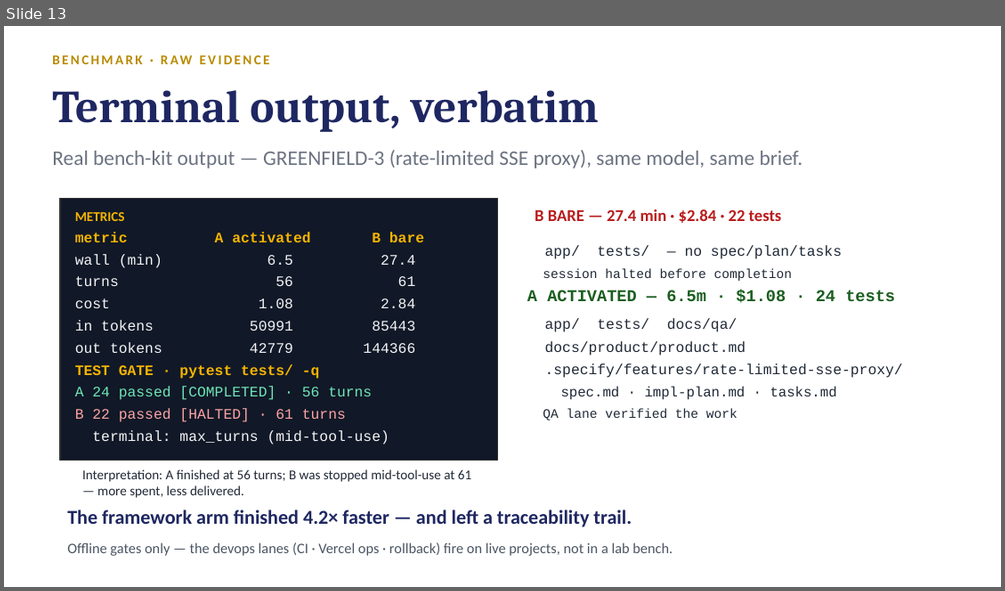
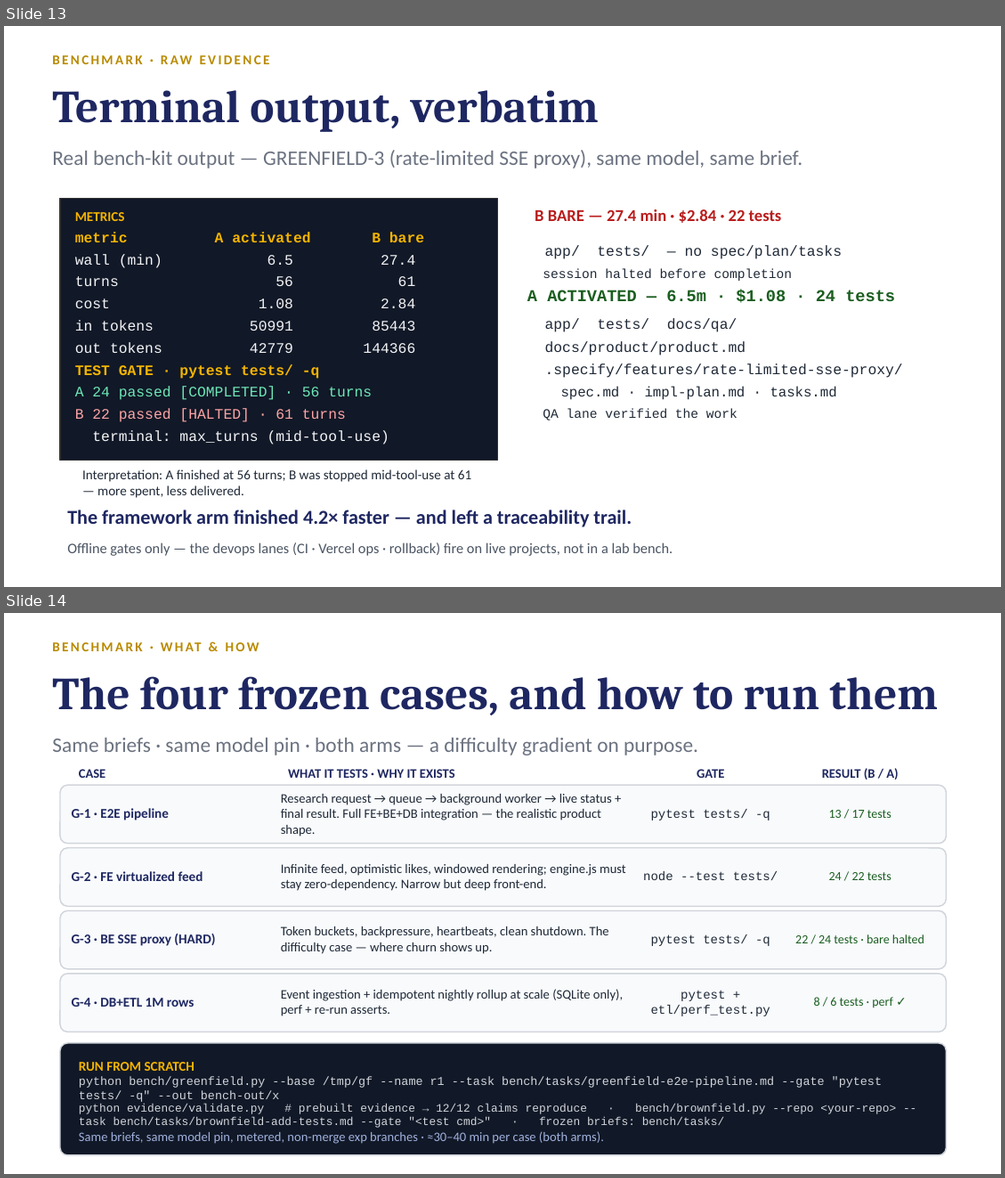
Before and after one commit to trac41799/claude-code-agentic-sdlc, a slide deck: docs/slides/Agentic-SDLC-Tech-Audience.pptx. Shown one above the other, each under a label of ours: slide 13 before the commit, slides 13 and 14 after it. The pictures are 1005x591 and 1005x1178 pixels, drawn with LibreOffice and Linux fonts; fonts in the diff are those of the drawing. Boxes give left, top, right and bottom in pixels: in the first picture for what was removed or moved away, otherwise in the second. Text is boxed around its words. In the diff, an @@ line names an element or a change of style, - is before the commit and + after.

Commit message:
deck: benchmark cases slide (the 4 frozen tasks + what each tests + gates + RUN FROM SCRATCH repro commands) in the full deck (21 slides); condensed deck benchmark slide names the 4 cases + repro pointer

```diff
--- a/docs/slides/Agentic-SDLC-Tech-Audience.pptx
+++ b/docs/slides/Agentic-SDLC-Tech-Audience.pptx
@@ slide 14 added at bbox=[4, 613, 1001, 1174], background #FFFFFF @@
@@ text added at bbox=[52, 676, 938, 715], 44 pt, text #1E2761, bold @@
+The four frozen cases, and how to run them
@@ text added at bbox=[597, 677, 683, 710], 13 pt, text #B98A00, bold @@
+BENCHMARK · WHAT & HOW
@@ text added at bbox=[52, 738, 698, 755], 20 pt, text #6B7280 @@
+Same briefs · same model pin · both arms — a difficulty gradient on purpose.
@@ text added at bbox=[79, 769, 105, 778], 12.5 pt, text #1E2761, bold @@
+CASE
@@ text added at bbox=[288, 769, 455, 778], 12.5 pt, text #1E2761, bold @@
+WHAT IT TESTS · WHY IT EXISTS
@@ text added at bbox=[696, 769, 724, 778], 12.5 pt, text #1E2761, bold @@
+GATE
@@ text added at bbox=[822, 768, 898, 779], 12.5 pt, text #1E2761, bold @@
+RESULT (B / A)
@@ rounded rectangle added at bbox=[60, 785, 947, 844], fill #F8FAFC, outline #D1D5DB 1.25 pt @@
@@ text added at bbox=[281, 794, 611, 836], 12.5 pt, text #1F2937 @@
+Research request → queue → background worker → live status + final result. Full FE+BE+DB integration — the realistic product shape.
@@ text added at bbox=[72, 808, 169, 820], 13 pt, text #1E2761, bold @@
+G-1 · E2E pipeline
@@ text added at bbox=[651, 809, 770, 820], 12 pt, text #1F2937 @@
+pytest tests/ -q
@@ text added at bbox=[829, 810, 891, 818], 12 pt, text #1B5E20 @@
+13 / 17 tests
@@ rounded rectangle added at bbox=[60, 848, 947, 906], fill #F8FAFC, outline #D1D5DB 1.25 pt @@
@@ text added at bbox=[72, 871, 203, 881], 13 pt, text #1E2761, bold @@
+G-2 · FE virtualized feed
@@ text added at bbox=[281, 864, 626, 891], 12.5 pt, text #1F2937 @@
+Infinite feed, optimistic likes, windowed rendering; engine.js must stay zero-dependency. Narrow but deep front-end.
@@ text added at bbox=[643, 871, 777, 880], 12 pt, text #1F2937 @@
+node --test tests/
@@ text added at bbox=[829, 872, 891, 880], 12 pt, text #1B5E20 @@
+24 / 22 tests
@@ rounded rectangle added at bbox=[60, 910, 947, 969], fill #F8FAFC, outline #D1D5DB 1.25 pt @@
@@ text added at bbox=[281, 926, 609, 954], 12.5 pt, text #1F2937 @@
+Token buckets, backpressure, heartbeats, clean shutdown. The difficulty case — where churn shows up.
@@ text added at bbox=[72, 933, 215, 946], 13 pt, text #1E2761, bold @@
+G-3 · BE SSE proxy (HARD)
@@ text added at bbox=[651, 934, 770, 946], 12 pt, text #1F2937 @@
+pytest tests/ -q
@@ text added at bbox=[795, 934, 924, 943], 12 pt, text #1B5E20 @@
+22 / 24 tests · bare halted
@@ rounded rectangle added at bbox=[60, 973, 947, 1032], fill #F8FAFC, outline #D1D5DB 1.25 pt @@
@@ text added at bbox=[72, 997, 194, 1006], 13 pt, text #1E2761, bold @@
+G-4 · DB+ETL 1M rows
@@ text added at bbox=[281, 989, 623, 1016], 12.5 pt, text #1F2937 @@
+Event ingestion + idempotent nightly rollup at scale (SQLite only), perf + re-run asserts.
@@ text added at bbox=[651, 989, 770, 1016], 12 pt, text #1F2937 @@
+pytest + etl/perf_test.py
@@ text added at bbox=[814, 997, 892, 1008], 12 pt, text #1B5E20 @@
+8 / 6 tests · perf ✓
@@ rounded rectangle added at bbox=[60, 1043, 947, 1155], fill #111827, outline #D1D5DB 1.25 pt @@
@@ text added at bbox=[79, 1062, 194, 1070], 13 pt, text #F4B400, bold @@
+RUN FROM SCRATCH
@@ text added at bbox=[79, 1077, 882, 1103], 11.5 pt, text #D1D5DB @@
+python bench/greenfield.py --base /tmp/gf --name r1 --task bench/tasks/greenfield-e2e-pipeline.md --gate "pytest tests/ -q" --out bench-out/x
@@ text added at bbox=[79, 1103, 896, 1127], 11 pt, text #D1D5DB @@
+python evidence/validate.py # prebuilt evidence → 12/12 claims reproduce · bench/brownfield.py --repo <your-repo> --task bench/tasks/brownfield-add-tests.md --gate "<test cmd>" · frozen briefs: bench/tasks/
@@ text added at bbox=[79, 1131, 604, 1143], 12.5 pt, text #9FB0DC @@
+Same briefs, same model pin, metered, non-merge exp branches · ≈30–40 min per case (both arms).
```
Also in this commit, not shown: 3 other files.
